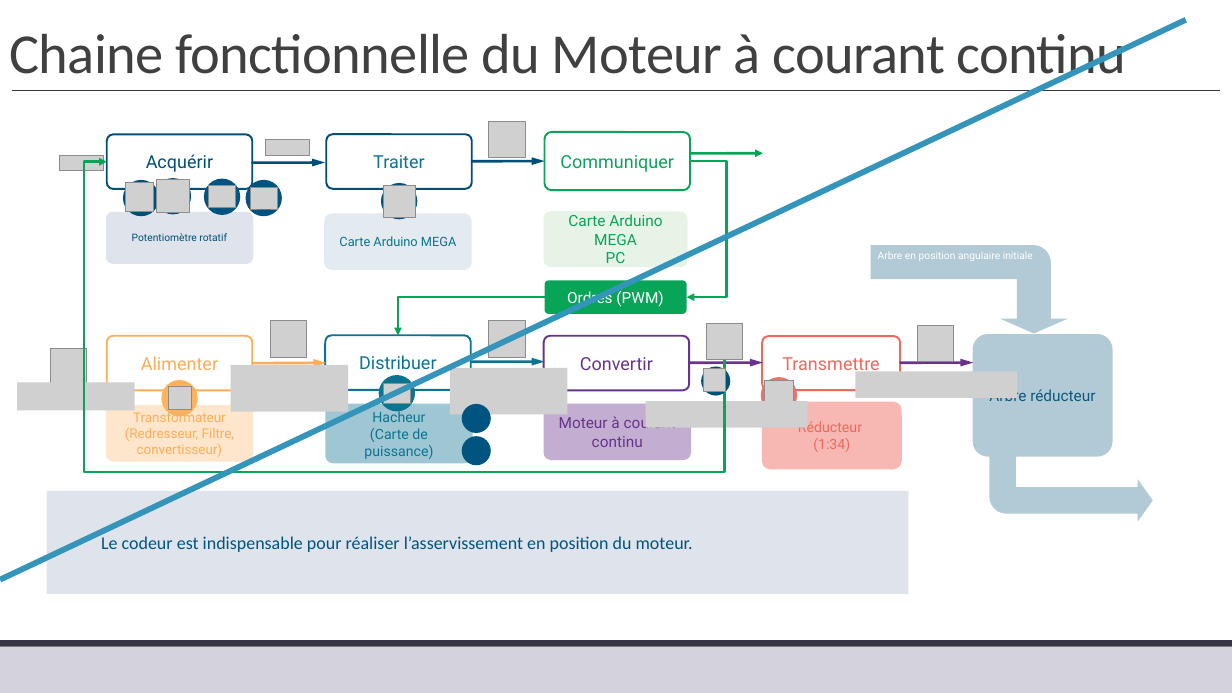
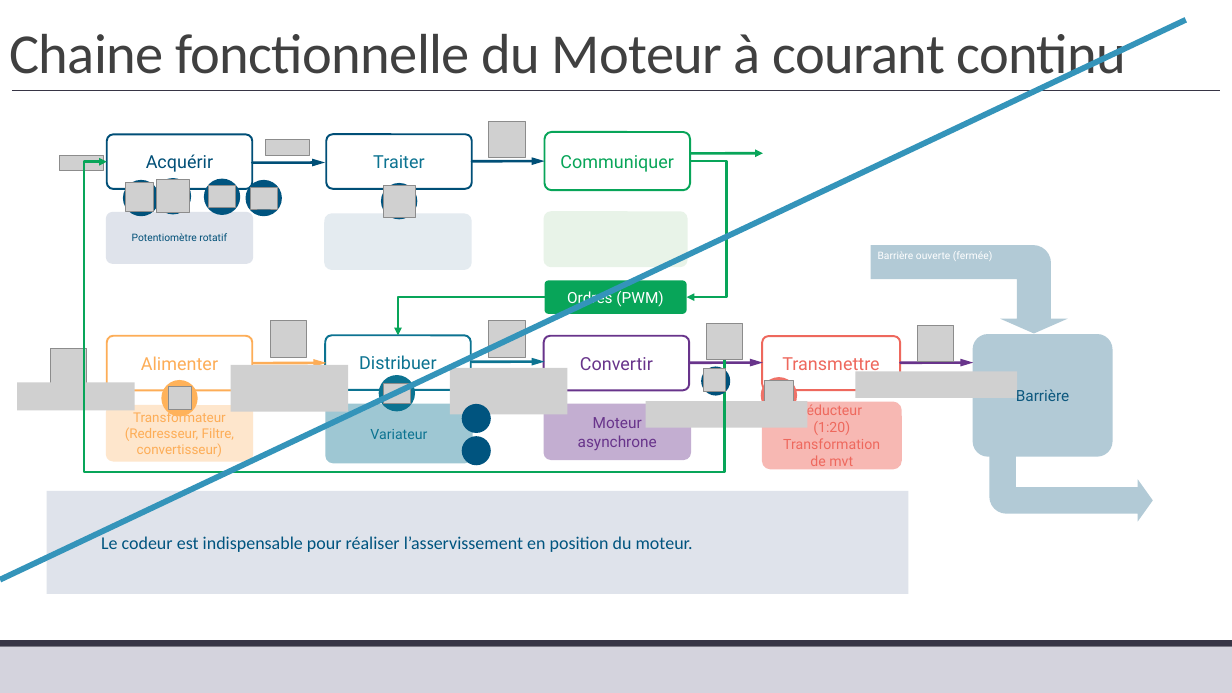
Before and after one commit to xpessoles/TP_Corriges, a slide deck: slide 3 of 19_Sympact/19_Sympact_Corrige.pptx. Drawn at 1232x693 pixels with LibreOffice and Linux fonts; fonts in the diff are those of the drawing; grey boxes stand for pictures; background and template pictures are left out. Boxes give left, top, right and bottom in pixels: in the first picture for what was removed or moved away, otherwise in the second. Text is boxed around its words. In the diff, an @@ line names an element or a change of style, - is before the commit and + after.

```diff
--- a/19_Sympact/19_Sympact_Corrige.pptx
+++ b/19_Sympact/19_Sympact_Corrige.pptx
@@ text in rounded rectangle at bbox=[339, 236, 457, 246]: text removed @@
-Carte Arduino MEGA
@@ text in rounded rectangle at bbox=[568, 214, 662, 263]: text removed @@
-Carte Arduino MEGA
-PC
@@ text at bbox=[878, 251, 992, 261]: text changed @@
-Arbre en position angulaire initiale
+Barrière ouverte (fermée)
@@ text in rounded rectangle at bbox=[1016, 389, 1069, 401]: text changed @@
-Arbre réducteur
+Barrière
@@ text in rounded rectangle at bbox=[578, 417, 657, 450]: text changed @@
-Moteur à courant continu
+Moteur asynchrone
@@ text in rounded rectangle at bbox=[370, 429, 427, 439]: text changed @@
-Hacheur
-(Carte de puissance)
+Variateur
@@ text in rounded rectangle at bbox=[783, 421, 880, 471]: text changed @@
-(1:34)
+(1:20)
+Transformation de mvt
```
Also in this commit, not shown: 1 other slide changed.
